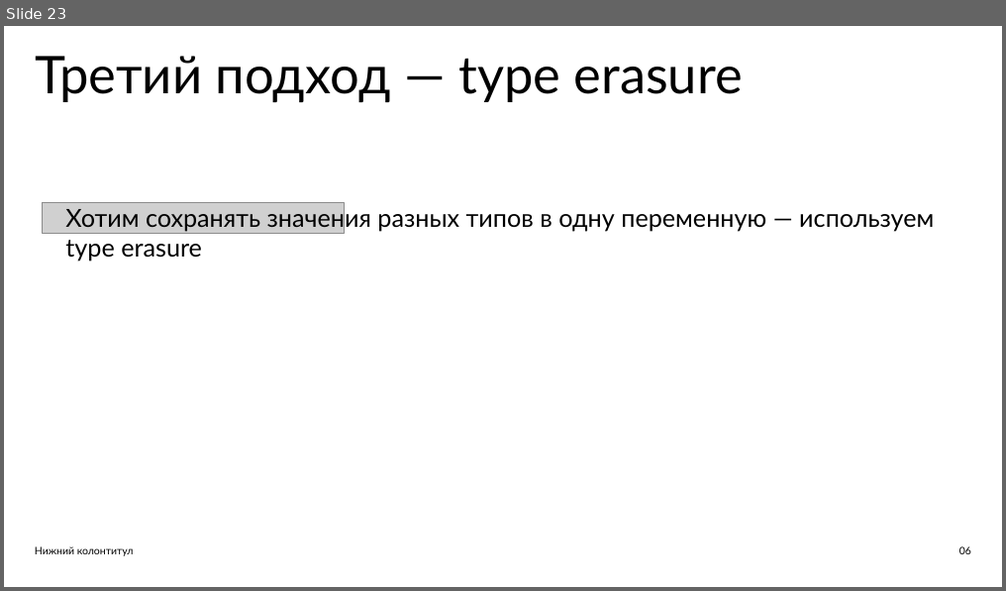
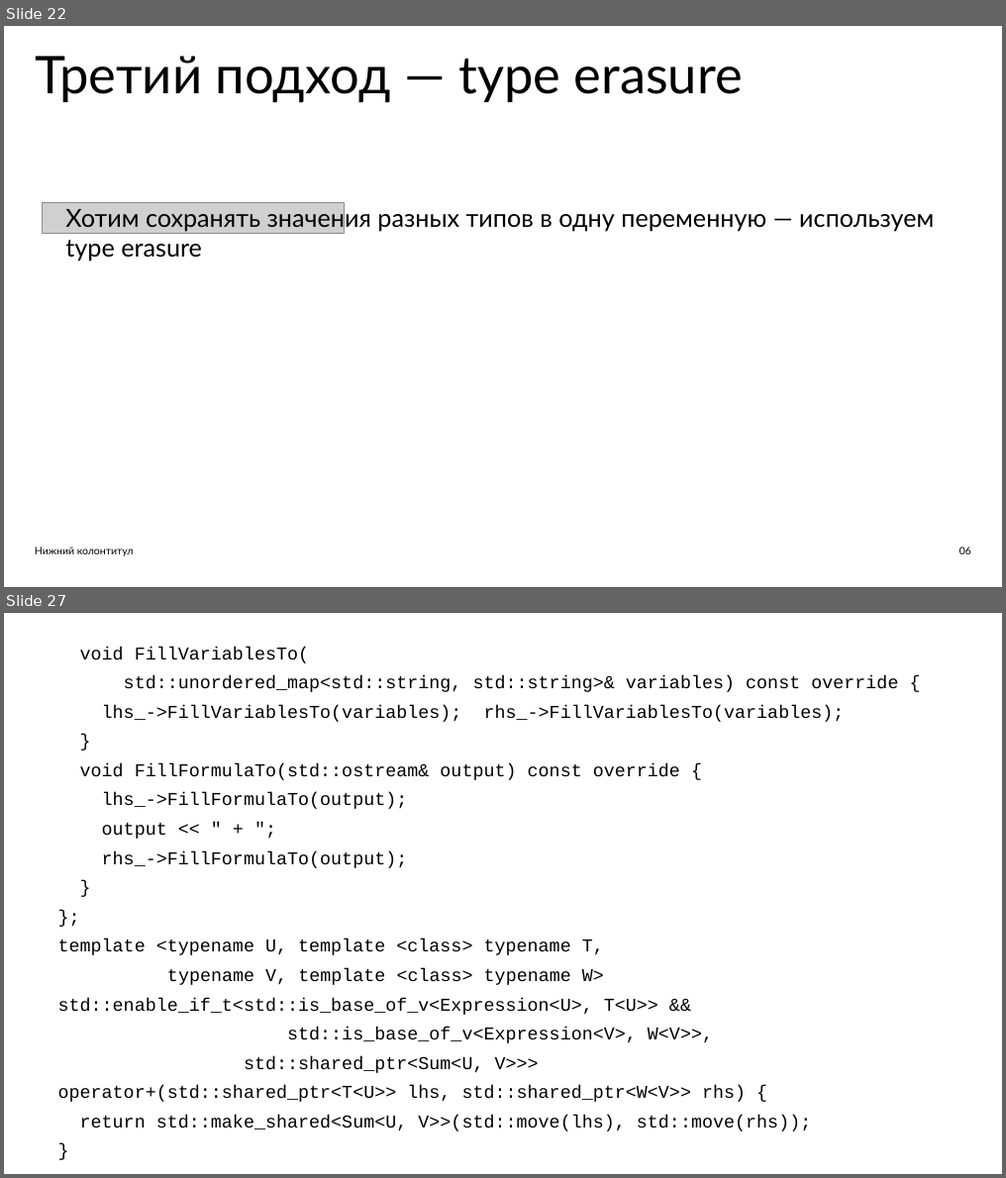
Before and after one commit to ishfb/zcc23, a slide deck: slides.pptx. Shown one above the other, each under a label of ours: slide 23 before the commit, slides 22 and 27 after it; the slides between them are not shown. The pictures are 1006x591 and 1006x1178 pixels, drawn with LibreOffice and Linux fonts; fonts in the diff are those of the drawing; grey boxes stand for pictures. Boxes give left, top, right and bottom in pixels: in the first picture for what was removed or moved away, otherwise in the second. Text is boxed around its words. In the diff, an @@ line names an element or a change of style, - is before the commit and + after.

Commit message:
Progress in slides

```diff
--- a/slides.pptx
+++ b/slides.pptx
@@ slide 27 added at bbox=[4, 613, 1002, 1174], background #FFFFFF @@
@@ text added at bbox=[58, 647, 898, 1132], 26.2 pt, text #000000 @@
+void FillVariablesTo(
+std::unordered_map<std::string, std::string>& variables) const override {
+lhs_->FillVariablesTo(variables); rhs_->FillVariablesTo(variables);
+}
+void FillFormulaTo(std::ostream& output) const override {
+lhs_->FillFormulaTo(output);
+output << " + ";
+rhs_->FillFormulaTo(output);
+}
+};
+template <typename U, template <class> typename T,
+typename V, template <class> typename W>
+std::enable_if_t<std::is_base_of_v<Expression<U>, T<U>> &&
+std::is_base_of_v<Expression<V>, W<V>>,
+std::shared_ptr<Sum<U, V>>>
+operator+(std::shared_ptr<T<U>> lhs, std::shared_ptr<W<V>> rhs) {
+return std::make_shared<Sum<U, V>>(std::move(lhs), std::move(rhs));
+}
@@ what was slide 23 is now slide 22 @@
```
Also in this commit, not shown: 7 other slides added, 1 slide removed, 1 other file.
